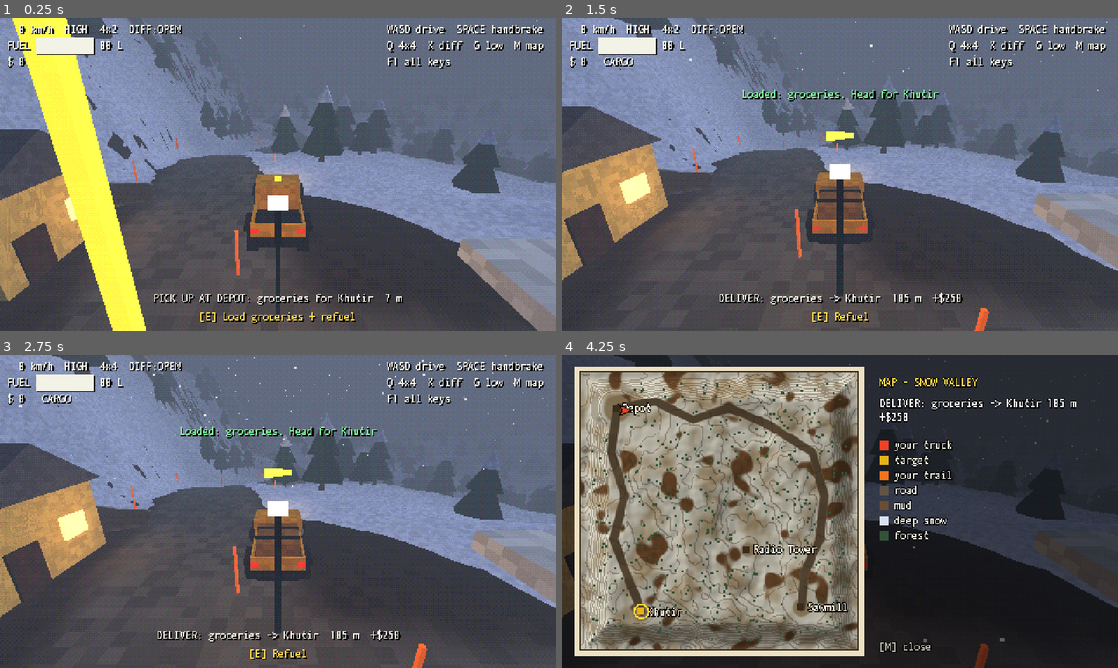
Above: before the commit, frames 1-4 (two rows, left to right).
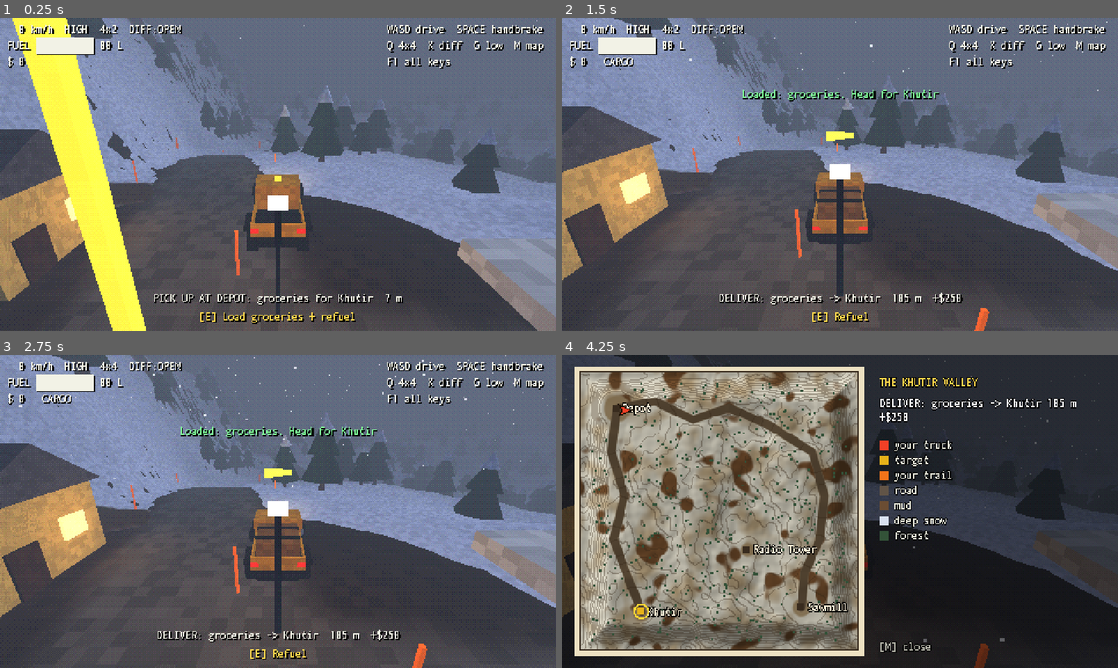
Above: after the commit, the same moments.

Repository: Codir/zsuv
Game: Godot game, scene res://scenes/main.tscn
Two runs of this game, one before a commit and one after it. Both use one fixed random seed, a clock stepped at 60 frames per second and the inputs below.
Inputs (mouse positions are in pixels of both pictures, inside the frame that each line leads up to):
- Up to frame 1 (0.25 s): no input
- Up to frame 2 (1.5 s): tap Enter at 0.5 s; move the mouse to (962, 158) at 0.52 s; hold D (steer_right) 0.53-1.25 s; hold E (interact) 0.53-1.25 s; click (962, 158) at 0.67 s; drag from (728, 190) to (812, 237) at 1.27 s
- Up to frame 3 (2.75 s): move the mouse to (333, 442) at 2.02 s; hold D (steer_right) from 2.03 s (still down); hold Q (toggle_awd) from 2.03 s (still down)
- Up to frame 4 (4.25 s): release D (steer_right) at 2.75 s; release Q (toggle_awd) at 2.75 s; drag from (812, 574) to (673, 464) at 2.77 s; move the mouse to (1006, 558) at 3.52 s; hold A (steer_left) from 3.53 s (still down); hold H (toggle_lights) from 3.53 s (still down); tap M (toggle_map) at 4.15 s

The runs differ from the first frame. In frame 1, 0.2% of the frame differs, in the area x 20-57%, y 25-53%; in frame 2, 0.2%; in frame 3, 0.2%; in frame 4, 0.5%, in the area x 7-68%, y 7-76%.

Commit message:
A valley is data: terrain, world, contracts and the map read it from a Valley
scripts/world/valley.gd holds what makes a valley: its places and roads, the shape of its ground
(noise plus hills, ridges, lakes that can freeze, gullies, ditches, a sea on one side), its soft
layer (snow or sand) and how it grips and drags, its mud, colours, trees and price. The khutir
valley is the first, with the numbers it always had. Terrain cuts each road as a shelf level
across, at the height of its centre line, so a road can climb a slope sideways; ice on a frozen
lake grips at 0.15; the shaders take the valley's colours. The world builder builds each place
by its kind, the contracts take their jobs from the places, the map is titled by the valley.

Co-Authored-By: Claude Opus 5.5 <noreply@anthropic.com>
Claude-Session: https://claude.ai/code/session_01HDJrrk4tBGvDZtfW7wxULb

Diff:
--- a/scripts/main.gd
+++ b/scripts/main.gd
@@ -1,8 +1,9 @@
 extends Node3D
-## Entry point: builds the world, the truck, the camera, the HUD and the contracts.
+## A valley in play: builds its world, the truck, the camera, the HUD and the contracts.
 
 const POST_SHADER := preload("res://shaders/post_dither.gdshader")
 
+var valley: Valley  # set before the scene enters the tree; the khutir valley if not
 var terrain: Terrain
 var vehicle: Vehicle
 var camera_rig: CameraRig
@@ -19,38 +20,23 @@
 	_setup_input()
 	_setup_environment()
 
-	locations = {
-		"depot": {"name": "Depot", "pos": Vector2(-95, -95), "radius": 14.0},
-		"farm": {"name": "Khutir", "pos": Vector2(-72, 92), "radius": 10.0},
-		"lumber": {"name": "Sawmill", "pos": Vector2(75, 88), "radius": 10.0},
-		"tower": {"name": "Radio Tower", "pos": Vector2(25, 35), "radius": 8.0},
-	}
-	roads = [
-		PackedVector2Array([Vector2(-95, -95), Vector2(-60, -102), Vector2(-25, -85), Vector2(8, -96), Vector2(45, -80),
-			Vector2(85, -55), Vector2(96, -15), Vector2(92, 25), Vector2(78, 55), Vector2(75, 88)]),
-		PackedVector2Array([Vector2(-95, -95), Vector2(-100, -55), Vector2(-88, -15), Vector2(-98, 25), Vector2(-85, 60), Vector2(-72, 92)]),
-	]
-	var puddles: Array[Dictionary] = [
-		{"pos": Vector2(8, -96), "radius": 7.0},
-		{"pos": Vector2(-88, -15), "radius": 6.0},
-		{"pos": Vector2(92, 25), "radius": 6.0},
-	]
-	var flats: Array[Dictionary] = []
-	for l in locations.values():
-		flats.append(l)
+	if valley == null:
+		valley = Valley.khutir()
+	locations = valley.locations
+	roads = valley.roads
 
 	terrain = Terrain.new()
 	terrain.name = "Terrain"
 	add_child(terrain)
-	terrain.generate(roads, flats, puddles)
+	terrain.generate(valley)
 
 	builder = WorldBuilder.new()
 	builder.name = "World"
 	add_child(builder)
-	builder.build(terrain, locations)
-
-	var spawn := Vector3(-88.0, terrain.get_height(-88.0, -93.0) + 1.5, -93.0)
-	var spawn_yaw := -PI * 0.5
+	builder.build(terrain, valley)
+
+	var spawn := Vector3(valley.spawn.x, terrain.get_height(valley.spawn.x, valley.spawn.y) + 1.5, valley.spawn.y)
+	var spawn_yaw := valley.spawn_yaw
 	vehicle = Vehicle.new()
 	vehicle.name = "Truck"
 	vehicle.terrain = terrain
--- a/scripts/systems/contracts.gd
+++ b/scripts/systems/contracts.gd
@@ -25,11 +25,10 @@
 	vehicle = v
 	terrain = t
 	_depot = locations.depot
-	_jobs = [
-		{"name": "Khutir", "cargo": "groceries", "loc": locations.farm, "reward": 250},
-		{"name": "Sawmill", "cargo": "spare parts", "loc": locations.lumber, "reward": 300},
-		{"name": "Radio Tower", "cargo": "drone batteries", "loc": locations.tower, "reward": 500},
-	]
+	_jobs = []
+	for loc in locations.values():
+		if loc.has("cargo"):
+			_jobs.append({"name": loc.name, "cargo": loc.cargo, "loc": loc, "reward": loc.reward})
 	_markers.append(_make_marker(_depot, Color(1.0, 0.8, 0.2)))
 	for job in _jobs:
 		_markers.append(_make_marker(job.loc, Color(0.3, 1.0, 0.4)))
--- a/scripts/ui/map_screen.gd
+++ b/scripts/ui/map_screen.gd
@@ -100,7 +100,7 @@
 	# Right column: title, objective, legend.
 	var x := _origin.x + MAP_SIZE + 18.0
 	var y := _origin.y + 4.0
-	_text(font, Vector2(x, y + 8), "MAP - SNOW VALLEY", Color(1.0, 0.85, 0.3))
+	_text(font, Vector2(x, y + 8), terrain.valley.title.to_upper(), Color(1.0, 0.85, 0.3))
 	y += 26.0
 	for line in _wrap(contracts.objective_text(), 36):
 		_text(font, Vector2(x, y), line, Color(1.0, 1.0, 1.0))
--- a/scripts/world/terrain.gd
+++ b/scripts/world/terrain.gd
@@ -1,6 +1,7 @@
 class_name Terrain
 extends Node3D
-## Procedural 256x256 m terrain: heights + a snow/mud layer that the wheels deform.
+## Procedural 256x256 m terrain from a Valley: heights + a snow (or sand) and mud layer that the
+## wheels deform, ice on frozen lakes.
 
 const SIZE := 256
 const HALF := 128.0
@@ -18,44 +19,63 @@
 class Surface:
 	var grip := 1.0
 	var rolling := 0.015
-	var snow := 0.0
+	var snow := 0.0  # the soft layer's depth, m: snow, or sand (valley.layer)
 	var mud := 0.0
-
-
+	var ice := 0.0
+
+
+var valley: Valley
 var heights := PackedFloat32Array()
-var snow_img: Image  # R - snow, G - mud, B - road
+var snow_img: Image  # R - snow or sand, G - mud, B - road, A - 1 - ice
 var track_img: Image  # compaction 0..1
 var track_tex: ImageTexture
 var roads: Array[PackedVector2Array] = []
 
 var _track_dirty := false
 var _track_timer := 0.0
-
-
-func generate(p_roads: Array[PackedVector2Array], flats: Array[Dictionary], puddles: Array[Dictionary], seed_value := 1337) -> void:
-	roads = p_roads
-	var base := _noise(seed_value, 0.008, 3)
-	var detail := _noise(seed_value + 1, 0.05, 2)
-	var snow_noise := _noise(seed_value + 2, 0.03, 2)
-	var mud_noise := _noise(seed_value + 3, 0.025, 2)
-
+var _base: FastNoiseLite
+
+
+func generate(v: Valley) -> void:
+	valley = v
+	roads = v.roads
+	_base = _noise(v.seed, 0.008, 3)
+	var detail := _noise(v.seed + 1, 0.05, 2)
+	var snow_noise := _noise(v.seed + 2, 0.03, 2)
+	var mud_noise := _noise(v.seed + 3, 0.025, 2)
+
+	var flats: Array = v.locations.values()
 	for f in flats:
-		var fp: Vector2 = f.pos
-		f.height = base.get_noise_2d(fp.x, fp.y) * 16.0
+		f.height = base_height(f.pos)
+	var lakes: Array[Dictionary] = []
+	var ditches: Array[Dictionary] = []
+	var sea := {}
+	for ft in v.features:
+		match ft.type:
+			"lake":
+				ft.height = base_height(ft.pos) - float(ft.depth)
+				lakes.append(ft)
+			"ditch":
+				ditches.append(ft)
+			"sea":
+				sea = ft
 
 	heights.resize(N * N)
 	snow_img = Image.create_empty(N, N, false, Image.FORMAT_RGBA8)
 	for z in N:
 		for x in N:
 			var p := Vector2(x - HALF, z - HALF)
-			var b := base.get_noise_2d(p.x, p.y) * 16.0
-			var h := b + detail.get_noise_2d(p.x, p.y) * 2.5
-			var rd := road_distance(p)
+			var b := base_height(p)
+			var h := b + detail.get_noise_2d(p.x, p.y) * v.detail
+			# A road is a shelf: as high as the ground at its centre line, level across.
+			var near := _road_closest(p)
+			var rd := near.x
 			var road_t := 1.0 - smoothstep(ROAD_HALF_WIDTH, ROAD_HALF_WIDTH + 4.0, rd)
-			h = lerpf(h, b, road_t)
+			if road_t > 0.0:
+				h = lerpf(h, base_height(Vector2(near.y, near.z)), road_t)
 			# The rim at the map's edge goes on after the flats, so a long ramp off a location
-			# near the edge cannot drag the rim down with it.
-			var rim := smoothstep(100.0, 126.0, maxf(absf(p.x), absf(p.y))) * 30.0 * (1.0 - road_t)
+			# near the edge cannot drag the rim down with it. No rim on the sea's side.
+			var rim := _rim(p, sea) * 30.0 * (1.0 - road_t)
 			var flat_t := 0.0
 			for f in flats:
 				var r: float = f.radius
@@ -66,28 +86,107 @@
 				h = lerpf(h, f.height, 1.0 - smoothstep(r, r + ramp, d))
 				rim *= smoothstep(r, r + 10.0, d)
 				flat_t = maxf(flat_t, 1.0 - smoothstep(r - 3.0, r, d))
-			heights[z * N + x] = h + rim
+			var ice := 0.0
+			for l in lakes:
+				var r: float = l.radius
+				var d := p.distance_to(l.pos)
+				h = lerpf(h, l.height, 1.0 - smoothstep(r * 0.8, r + 8.0, d))
+				if l.get("ice", false):
+					ice = maxf(ice, 1.0 - smoothstep(r * 0.82, r * 0.92, d))
+			h += rim
+			for dt in ditches:
+				var half: Vector2 = dt.dir * float(dt.length) * 0.5
+				var d := p.distance_to(Geometry2D.get_closest_point_to_segment(p, dt.pos - half, dt.pos + half))
+				h -= float(dt.depth) * _bump(d / float(dt.width))
+			if not sea.is_empty():
+				h = lerpf(h, float(sea.level) - 4.0, smoothstep(0.0, 30.0, _past_coast(p, sea)))
+			heights[z * N + x] = h
 
 			var on_road := 1.0 - smoothstep(ROAD_HALF_WIDTH - 0.5, ROAD_HALF_WIDTH + 1.0, rd)
-			var snow := clampf(0.55 + snow_noise.get_noise_2d(p.x, p.y) * 0.6, 0.15, 1.0)
-			snow *= 1.0 - maxf(on_road * 0.93, flat_t * 0.9)
-			var mud := smoothstep(0.3, 0.5, mud_noise.get_noise_2d(p.x, p.y)) * (1.0 - maxf(on_road, flat_t))
-			for pd in puddles:
+			var snow := clampf(v.layer_base + snow_noise.get_noise_2d(p.x, p.y) * v.layer_noise, v.layer_min, 1.0)
+			snow *= 1.0 - maxf(on_road * (1.0 - v.layer_on_road), flat_t * 0.9)
+			if v.layer_from > -INF:
+				snow *= smoothstep(v.layer_from, v.layer_from + 4.0, h)
+			var mud := smoothstep(v.mud_from, v.mud_from + 0.2, mud_noise.get_noise_2d(p.x, p.y)) * (1.0 - maxf(on_road, flat_t))
+			for pd in v.puddles:
 				var pr: float = pd.radius
 				mud = maxf(mud, 1.0 - smoothstep(pr * 0.5, pr, p.distance_to(pd.pos)))
-			snow_img.set_pixel(x, z, Color(snow, mud, on_road, 1.0))
+			snow *= 1.0 - ice
+			mud *= 1.0 - ice
+			snow_img.set_pixel(x, z, Color(snow, mud, on_road, 1.0 - ice))
 
 	_build_visuals()
 	_build_collision()
 
 
-func road_distance(p: Vector2) -> float:
+## The ground before the roads and the places are cut in: noise, hills, ridges, gullies.
+func base_height(p: Vector2) -> float:
+	var h := _base.get_noise_2d(p.x, p.y) * valley.relief
+	for ft in valley.features:
+		match ft.type:
+			"hill":
+				h += float(ft.height) * _bump(p.distance_to(ft.pos) / float(ft.radius))
+			"ridge":
+				var c := Geometry2D.get_closest_point_to_segment(p, ft.from, ft.to)
+				h += float(ft.height) * _bump(p.distance_to(c) / float(ft.width))
+			"gully":
+				var best := INF
+				var pts: PackedVector2Array = ft.points
+				for i in pts.size() - 1:
+					best = minf(best, p.distance_to(Geometry2D.get_closest_point_to_segment(p, pts[i], pts[i + 1])))
+				h -= float(ft.depth) * _bump(best / float(ft.width))
+	return h
+
+
+## 1 at 0, easing to 0 at 1 and beyond.
+func _bump(t: float) -> float:
+	return 0.5 + 0.5 * cos(PI * clampf(t, 0.0, 1.0))
+
+
+func _rim(p: Vector2, sea: Dictionary) -> float:
+	var r := 0.0
+	for axis in 2:
+		for sgn in [-1.0, 1.0]:
+			if not sea.is_empty() and _side(sea.side) == Vector2(axis, sgn):
+				continue
+			r = maxf(r, smoothstep(100.0, 126.0, p[axis] * sgn))
+	return r
+
+
+## How far past the coast p is, towards the sea's side of the map (negative: inland).
+func _past_coast(p: Vector2, sea: Dictionary) -> float:
+	var s := _side(sea.side)
+	return p[int(s.x)] * s.y - float(sea.coast)
+
+
+## A side of the map as (axis, sign): x is 0, z is 1.
+func _side(side: String) -> Vector2:
+	match side:
+		"west":
+			return Vector2(0, -1)
+		"east":
+			return Vector2(0, 1)
+		"north":
+			return Vector2(1, -1)
+	return Vector2(1, 1)  # south
+
+
+## The distance to the nearest road and the nearest point of it: (distance, x, z).
+func _road_closest(p: Vector2) -> Vector3:
 	var best := INF
+	var at := p
 	for road in roads:
 		for i in road.size() - 1:
 			var c := Geometry2D.get_closest_point_to_segment(p, road[i], road[i + 1])
-			best = minf(best, p.distance_squared_to(c))
-	return sqrt(best)
+			var d := p.distance_squared_to(c)
+			if d < best:
+				best = d
+				at = c
+	return Vector3(sqrt(best), at.x, at.y)
+
+
+func road_distance(p: Vector2) -> float:
+	return _road_closest(p).x
 
 
 func get_height(x: float, z: float) -> float:
@@ -107,9 +206,11 @@
 	var tr := _track_at(pos)
 	s.snow = c.r * MAX_SNOW * (1.0 - tr * 0.7)
 	s.mud = c.g * (1.0 - tr * 0.2)
-	s.grip = lerpf(1.0, 0.6, clampf(s.snow / 0.4, 0.0, 1.0))
+	s.ice = 1.0 - c.a
+	s.grip = lerpf(1.0, valley.layer_grip, clampf(s.snow / 0.4, 0.0, 1.0))
 	s.grip = lerpf(s.grip, 0.4, s.mud)
-	s.rolling = 0.015 + s.snow * 0.45 + s.mud * 0.17
+	s.grip = lerpf(s.grip, 0.15, s.ice)
+	s.rolling = 0.015 + s.snow * valley.layer_rolling + s.mud * 0.17
 	return s
 
 
@@ -157,6 +258,9 @@
 	ground_mat.shader = GROUND_SHADER
 	ground_mat.set_shader_parameter("height_tex", height_tex)
 	ground_mat.set_shader_parameter("snow_tex", snow_tex)
+	ground_mat.set_shader_parameter("earth_col", _rgb(valley.earth))
+	ground_mat.set_shader_parameter("gravel_col", _rgb(valley.gravel))
+	ground_mat.set_shader_parameter("ice_col", _rgb(valley.ice_color))
 
 	var snow_mat := ShaderMaterial.new()
 	snow_mat.shader = SNOW_SHADER
@@ -166,6 +270,10 @@
 	snow_mat.set_shader_parameter("track_tex_px", track_tex)
 	snow_mat.set_shader_parameter("max_snow", MAX_SNOW)
 	snow_mat.set_shader_parameter("max_mud", MAX_MUD)
+	snow_mat.set_shader_parameter("layer_col", _rgb(valley.layer_color))
+	snow_mat.set_shader_parameter("layer_packed_col", _rgb(valley.layer_packed))
+	snow_mat.set_shader_parameter("mud_col", _rgb(valley.mud_color))
+	snow_mat.set_shader_parameter("mud_packed_col", _rgb(valley.mud_packed))
 
 	# Ground: 1 m between vertices; snow: 0.5 m, so the ruts show.
 	var ground_mesh := PlaneMesh.new()
@@ -193,6 +301,10 @@
 			_add_chunk(snow_mesh, snow_mat, aabb, center)
 
 
+func _rgb(c: Color) -> Vector3:
+	return Vector3(c.r, c.g, c.b)
+
+
 func _add_chunk(m: Mesh, material: Material, aabb: AABB, pos: Vector3) -> void:
 	var mi := MeshInstance3D.new()
 	mi.mesh = m
--- /dev/null
+++ b/scripts/world/valley.gd
@@ -0,0 +1,92 @@
+class_name Valley
+extends RefCounted
+## One valley: its places and roads, the shape of its ground, what lies on it (snow or sand, mud,
+## ice), its trees, colours and price. Valley.all() lists the six in the order they open, easiest
+## first (docs/valleys.md); every one is 256 m square.
+
+var id := ""
+var title := ""
+var blurb := ""  # one line for the start screen's card
+var price := 0
+var stars := 1  # how hard, 1..5
+var season := "winter"  # winter | spring | summer | autumn: snow or rain, the trees
+var pay := 1.0  # jobs here pay this many times the khutir valley's
+
+# Ground: noise relief, then features: {type: hill | ridge | lake | gully | ditch | sea, ...}.
+var seed := 1337
+var relief := 16.0
+var detail := 2.5
+var features: Array[Dictionary] = []
+
+# Places: key -> {name, pos, radius, kind (what the world builder puts there), cargo, reward}.
+var locations := {}
+var roads: Array[PackedVector2Array] = []
+var spawn := Vector2.ZERO
+var spawn_yaw := 0.0
+
+# The soft layer the wheels pack into ruts: snow, or sand.
+var layer := "snow"
+var layer_base := 0.55
+var layer_noise := 0.6
+var layer_min := 0.15
+var layer_on_road := 0.07  # what is left of it on a road
+var layer_from := -INF  # only above this height (snow on the peaks)
+var layer_grip := 0.6  # grip in the layer at 40 cm and deeper
+var layer_rolling := 0.45  # rolling resistance per metre of it
+var mud_from := 0.3  # mud where its noise climbs from this
+var puddles: Array[Dictionary] = []  # {pos, radius}: mud pools, bogs
+var ice: Array[Dictionary] = []  # {pos, radius}: frozen lakes (a lake feature beneath)
+
+# Looks.
+var earth := Color(0.2, 0.15, 0.11)
+var gravel := Color(0.36, 0.34, 0.31)
+var layer_color := Color(0.86, 0.9, 0.98)
+var layer_packed := Color(0.56, 0.6, 0.7)
+var mud_color := Color(0.3, 0.22, 0.14)
+var mud_packed := Color(0.17, 0.12, 0.08)
+var ice_color := Color(0.62, 0.74, 0.82)
+var trees := "pine_snow"  # pine_snow | pine | spruce_snow | poplar | broadleaf | none
+var tree_count := 500
+var rock_count := 60
+var poles := true  # orange snow poles along the roads
+
+
+static func all() -> Array[Valley]:
+	return [khutir()]
+
+
+static func find(valley_id: String) -> Valley:
+	for v in all():
+		if v.id == valley_id:
+			return v
+	return null
+
+
+## The first valley, the game as it was: a winter dusk, snow and mud puddles.
+static func khutir() -> Valley:
+	var v := Valley.new()
+	v.id = "khutir"
+	v.title = "The Khutir Valley"
+	v.blurb = "Winter dusk. Snow on every road, mud in the hollows."
+	v.locations = {
+		"depot": {"name": "Depot", "pos": Vector2(-95, -95), "radius": 14.0, "kind": "depot"},
+		"farm": {"name": "Khutir", "pos": Vector2(-72, 92), "radius": 10.0, "kind": "khutir",
+			"cargo": "groceries", "reward": 250},
+		"lumber": {"name": "Sawmill", "pos": Vector2(75, 88), "radius": 10.0, "kind": "sawmill",
+			"cargo": "spare parts", "reward": 300},
+		"tower": {"name": "Radio Tower", "pos": Vector2(25, 35), "radius": 8.0, "kind": "radio_tower",
+			"cargo": "drone batteries", "reward": 500},
+	}
+	v.roads = [
+		PackedVector2Array([Vector2(-95, -95), Vector2(-60, -102), Vector2(-25, -85), Vector2(8, -96), Vector2(45, -80),
+			Vector2(85, -55), Vector2(96, -15), Vector2(92, 25), Vector2(78, 55), Vector2(75, 88)]),
+		PackedVector2Array([Vector2(-95, -95), Vector2(-100, -55), Vector2(-88, -15), Vector2(-98, 25), Vector2(-85, 60), Vector2(-72, 92)]),
+	]
+	v.puddles = [
+		{"pos": Vector2(8, -96), "radius": 7.0},
+		{"pos": Vector2(-88, -15), "radius": 6.0},
+		{"pos": Vector2(92, 25), "radius": 6.0},
+	]
+	v.spawn = Vector2(-88.0, -93.0)
+	v.spawn_yaw = -PI * 0.5
+	return v
--- a/scripts/world/world_builder.gd
+++ b/scripts/world/world_builder.gd
@@ -1,6 +1,6 @@
 class_name WorldBuilder
 extends Node3D
-## Places trees, rocks, buildings and snow marker poles along the roads.
+## Places a valley's trees, rocks, buildings and the snow marker poles along its roads.
 
 const TRUNK := Color(0.28, 0.18, 0.12)
 const PINE := Color(0.12, 0.24, 0.18)
@@ -9,21 +9,22 @@
 const WARM_LIGHT := Color(1.0, 0.78, 0.45)
 
 var terrain: Terrain
+var valley: Valley
 var tree_points := PackedVector2Array()
 var anchor_points := PackedVector3Array()  # winch anchors
 var _rng := RandomNumberGenerator.new()
 
 
-func build(t: Terrain, locations: Dictionary) -> void:
+func build(t: Terrain, v: Valley) -> void:
 	terrain = t
-	_rng.seed = 4242
-	_scatter_trees(locations)
-	_scatter_rocks(locations)
-	_road_poles()
-	_build_depot(locations.depot)
-	_build_farm(locations.farm)
-	_build_lumber(locations.lumber)
-	_build_tower(locations.tower)
+	valley = v
+	_rng.seed = 4242 + v.seed - 1337
+	_scatter_trees(v.locations)
+	_scatter_rocks(v.locations)
+	if v.poles:
+		_road_poles()
+	for loc in v.locations.values():
+		call("_build_" + String(loc.kind), loc)
 	_boundary_walls()
 
 
@@ -41,7 +42,7 @@
 	var body := StaticBody3D.new()
 	add_child(body)
 	var attempts := 0
-	while xforms.size() < 500 and attempts < 5000:
+	while xforms.size() < valley.tree_count and attempts < valley.tree_count * 10:
 		attempts += 1
 		var p := Vector2(_rng.randf_range(-118.0, 118.0), _rng.randf_range(-118.0, 118.0))
 		if not _is_clear(p, locations, 2.5):
@@ -69,7 +70,7 @@
 	var body := StaticBody3D.new()
 	add_child(body)
 	var attempts := 0
-	while xforms.size() < 60 and attempts < 1000:
+	while xforms.size() < valley.rock_count and attempts < valley.rock_count * 17:
 		attempts += 1
 		var p := Vector2(_rng.randf_range(-115.0, 115.0), _rng.randf_range(-115.0, 115.0))
 		if not _is_clear(p, locations, 1.5):
@@ -198,17 +199,17 @@
 	for side in [-2.6, 2.6]:
 		Psx.box(self, Vector3(0.2, 4.2, 0.2), pump + Vector3(side, 2.1, 0.0), Color(0.3, 0.3, 0.32))
 	_lamp(_ground(c.x + 3.0, c.y + 2.0))
-	_sign(_ground(c.x - 7.0, c.y - 8.0) + Vector3(0.0, 8.5, 0.0), "DEPOT")
-
-
-func _build_farm(loc: Dictionary) -> void:
+	_sign(_ground(c.x - 7.0, c.y - 8.0) + Vector3(0.0, 8.5, 0.0), loc.name.to_upper())
+
+
+func _build_khutir(loc: Dictionary) -> void:
 	var c: Vector2 = loc.pos
 	_house(_ground(c.x - 4.0, c.y + 4.0), PI, Vector3(6.0, 3.5, 5.0), Color(0.45, 0.6, 0.7), Color(0.85, 0.88, 0.95))
 	_house(_ground(c.x + 7.0, c.y + 3.0), PI, Vector3(7.0, 5.0, 9.0), Color(0.6, 0.15, 0.1), Color(0.85, 0.88, 0.95), false)
-	_sign(_ground(c.x, c.y + 4.0) + Vector3(0.0, 7.5, 0.0), "KHUTIR")
-
-
-func _build_lumber(loc: Dictionary) -> void:
+	_sign(_ground(c.x, c.y + 4.0) + Vector3(0.0, 7.5, 0.0), loc.name.to_upper())
+
+
+func _build_sawmill(loc: Dictionary) -> void:
 	var c: Vector2 = loc.pos
 	_house(_ground(c.x, c.y + 6.0), PI, Vector3(9.0, 4.0, 6.0), Color(0.42, 0.28, 0.16), Color(0.85, 0.88, 0.95))
 	var logs := Psx.cylinder(0.35, 0.35, 6.0, 7)
@@ -217,10 +218,10 @@
 			var p := _ground(c.x + 7.0, c.y - 4.0) + Vector3(0.0, 0.35 + row * 0.62, -1.1 + i * 0.72 + row * 0.36)
 			var m := Psx.mesh(self, logs, p, Color(0.5, 0.33, 0.2))
 			m.rotation.z = PI * 0.5
-	_sign(_ground(c.x, c.y + 6.0) + Vector3(0.0, 7.5, 0.0), "SAWMILL")
-
-
-func _build_tower(loc: Dictionary) -> void:
+	_sign(_ground(c.x, c.y + 6.0) + Vector3(0.0, 7.5, 0.0), loc.name.to_upper())
+
+
+func _build_radio_tower(loc: Dictionary) -> void:
 	var c: Vector2 = loc.pos
 	var base := _ground(c.x + 4.0, c.y + 4.0)
 	Psx.box(self, Vector3(0.7, 20.0, 0.7), base + Vector3(0.0, 10.0, 0.0), Color(0.6, 0.6, 0.62))
@@ -245,7 +246,7 @@
 		var dir := Vector3(cos(a * PI * 0.5 + PI * 0.25), 0.0, sin(a * PI * 0.5 + PI * 0.25))
 		Psx.box(self, Vector3(0.06, 0.06, 0.06), pad + Vector3(0.0, 0.25, 0.0) + dir * 0.35, Color(0.2, 0.2, 0.2))
 		Psx.mesh(self, Psx.cylinder(0.22, 0.22, 0.02, 8), pad + Vector3(0.0, 0.32, 0.0) + dir * 0.5, Color(0.3, 0.9, 0.4), 1.0)
-	_sign(base + Vector3(0.0, 23.0, 0.0), "RADIO TOWER")
+	_sign(base + Vector3(0.0, 23.0, 0.0), loc.name.to_upper())
 
 
 func _boundary_walls() -> void:
--- a/shaders/terrain_ground.gdshader
+++ b/shaders/terrain_ground.gdshader
@@ -3,6 +3,10 @@
 
 #include "res://shaders/psx_inc.gdshaderinc"
 #include "res://shaders/terrain_inc.gdshaderinc"
+
+uniform vec3 earth_col = vec3(0.2, 0.15, 0.11);
+uniform vec3 gravel_col = vec3(0.36, 0.34, 0.31);
+uniform vec3 ice_col = vec3(0.62, 0.74, 0.82);
 
 varying vec3 world_pos;
 
@@ -18,7 +22,8 @@
 void fragment() {
 	vec4 s = texture(snow_tex, (world_pos.xz + T_HALF + 0.5) / T_N);
 	float n = psx_hash(floor(world_pos * 2.0));
-	vec3 earth = vec3(0.2, 0.15, 0.11);
-	vec3 gravel = vec3(0.36, 0.34, 0.31);
-	ALBEDO = mix(earth, gravel, s.b) * (0.85 + n * 0.3);
+	vec3 ground = mix(earth_col, gravel_col, s.b) * (0.85 + n * 0.3);
+	// Ice on a frozen lake: smooth, a little lighter in streaks.
+	vec3 ice = ice_col * (0.95 + psx_hash(floor(world_pos * 0.5)) * 0.1);
+	ALBEDO = mix(ground, ice, 1.0 - s.a);
 }
--- a/shaders/terrain_snow.gdshader
+++ b/shaders/terrain_snow.gdshader
@@ -9,6 +9,10 @@
 uniform sampler2D track_tex_px : filter_nearest, repeat_disable;
 uniform float max_snow = 0.8;
 uniform float max_mud = 0.4;
+uniform vec3 layer_col = vec3(0.86, 0.9, 0.98);  // snow, or sand
+uniform vec3 layer_packed_col = vec3(0.56, 0.6, 0.7);
+uniform vec3 mud_col = vec3(0.3, 0.22, 0.14);
+uniform vec3 mud_packed_col = vec3(0.17, 0.12, 0.08);
 
 const float TRACK_N = 513.0;
 
@@ -36,8 +40,8 @@
 	vec4 s = texture(snow_tex, (cell + 0.5) / T_N);
 	float tr = texture(track_tex_px, (cell * 2.0 + 0.5) / TRACK_N).r;
 	float n = psx_hash(floor(world_pos * 4.0));
-	vec3 snow_col = mix(vec3(0.86, 0.9, 0.98), vec3(0.56, 0.6, 0.7), tr);
-	vec3 mud_col = mix(vec3(0.3, 0.22, 0.14), vec3(0.17, 0.12, 0.08), tr);
+	vec3 snow = mix(layer_col, layer_packed_col, tr);
+	vec3 mud = mix(mud_col, mud_packed_col, tr);
 	float mud_t = smoothstep(-0.05, 0.05, s.g * max_mud - s.r * max_snow);
-	ALBEDO = mix(snow_col, mud_col, mud_t) * (0.92 + n * 0.16);
+	ALBEDO = mix(snow, mud, mud_t) * (0.92 + n * 0.16);
 }
Not shown, added: scripts/world/valley.gd.uid
Not shown, added: tests/_probe_road.gd.uid
